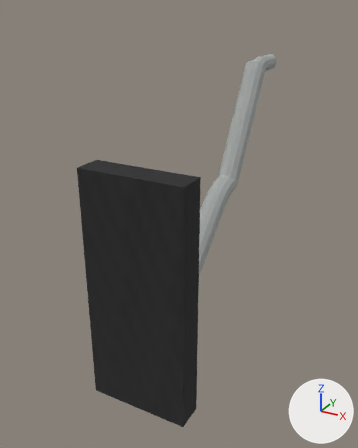
Before and after pictures for a commit that changed the OBJ model src/main/resources/assets/realgrid/models/block/pole_light_mount/arm_1_straight.obj.
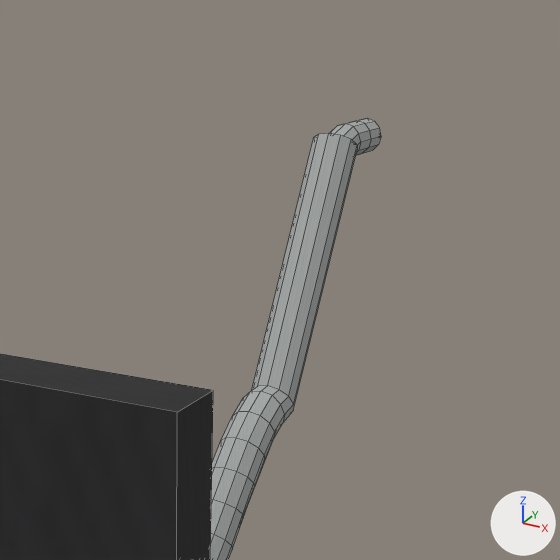
Each version is shown whole from a camera (50 mm lens) standing at (1.296, -2.136, 1.393) and looking at (0.405, -0.516, 0.583), then close up on the part from 29% to 100% of the width and 0% to 57% of the height. The lights are fixed; the arrows at lower right show +X, +Y and +Z. The older version's two pictures come first. The close-ups show mesh edges as thin lines. Where no turn or scale is listed for an object, it has been applied to the vertices. Vertices at exactly the same position are counted once.

In view in the first close-up: 'pole_light_mount_1_straight'.
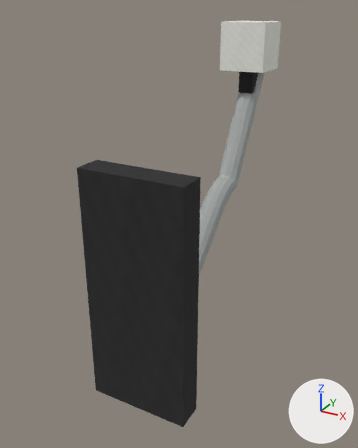
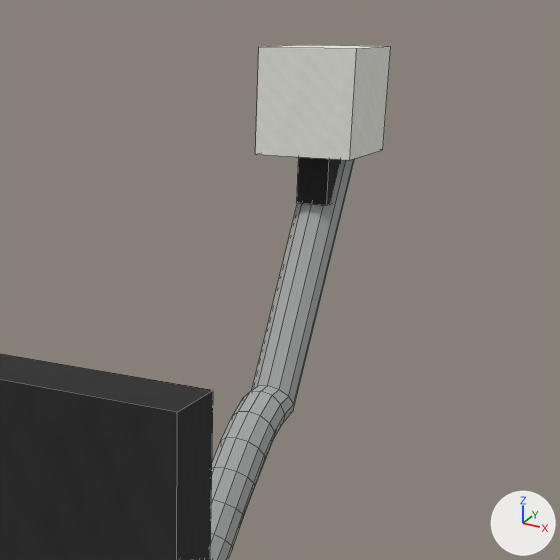
Diff of the bpy script that builds the scene:
```diff
--- a/src/main/resources/assets/realgrid/models/block/pole_light_mount/arm_1_straight.obj.py
+++ b/src/main/resources/assets/realgrid/models/block/pole_light_mount/arm_1_straight.obj.py
@@ img_pole_light_mount_porcelain @@
+img_pole_light_mount_porcelain = load_image('pole_light_mount_porcelain', '../../../textures/blocks/pole_light_mount_porcelain.png', 16, 16, 'sRGB')
@@ mat_porcelain @@
+mat_porcelain = principled_material('porcelain')
+mat_porcelain.texture = img_pole_light_mount_porcelain
+mat_porcelain.roughness = 1.0
@@ me_pole_light_mount_1_straight @@
 # used by ob_pole_light_mount_1_straight; location = (0.0, 0.0, 0.0)
-me_pole_light_mount_1_straight.from_pydata(...)  # 264 vertices, 237 faces; spans x 0.312..0.688, y -1.0..0.188, z 0.063..1.19
+me_pole_light_mount_1_straight.from_pydata(...)  # 280 vertices, 249 faces; spans x 0.312..0.688, y -1.0..0.188, z 0.063..1.335
+# me_pole_light_mount_1_straight part 1: a new loose piece, a box spanning x 0.469..0.531, y -0.104..-0.041, z 1.054..1.148, in mat_clamp (picture img_pole_light_mount_clamp)
+# me_pole_light_mount_1_straight part 2: a new loose piece, a box spanning x 0.406..0.594, y -0.166..0.021, z 1.148..1.335, in mat_porcelain (picture img_pole_light_mount_porcelain)
 me_pole_light_mount_1_straight.materials.append(mat_clamp)
 me_pole_light_mount_1_straight.materials.append(mat_metal)
+me_pole_light_mount_1_straight.materials.append(mat_porcelain)  # picture img_pole_light_mount_porcelain
```

Boxes (x1, y1, x2, y2) around the edits, measured in the close-ups (560 x 560 px):
'pole_light_mount_1_straight', reshaped
    before: (0, 119, 381, 560)
    after: (0, 45, 391, 560)
part 1 of me_pole_light_mount_1_straight, added
    after: (297, 157, 341, 205)
part 2 of me_pole_light_mount_1_straight, added
    after: (256, 45, 391, 160)
